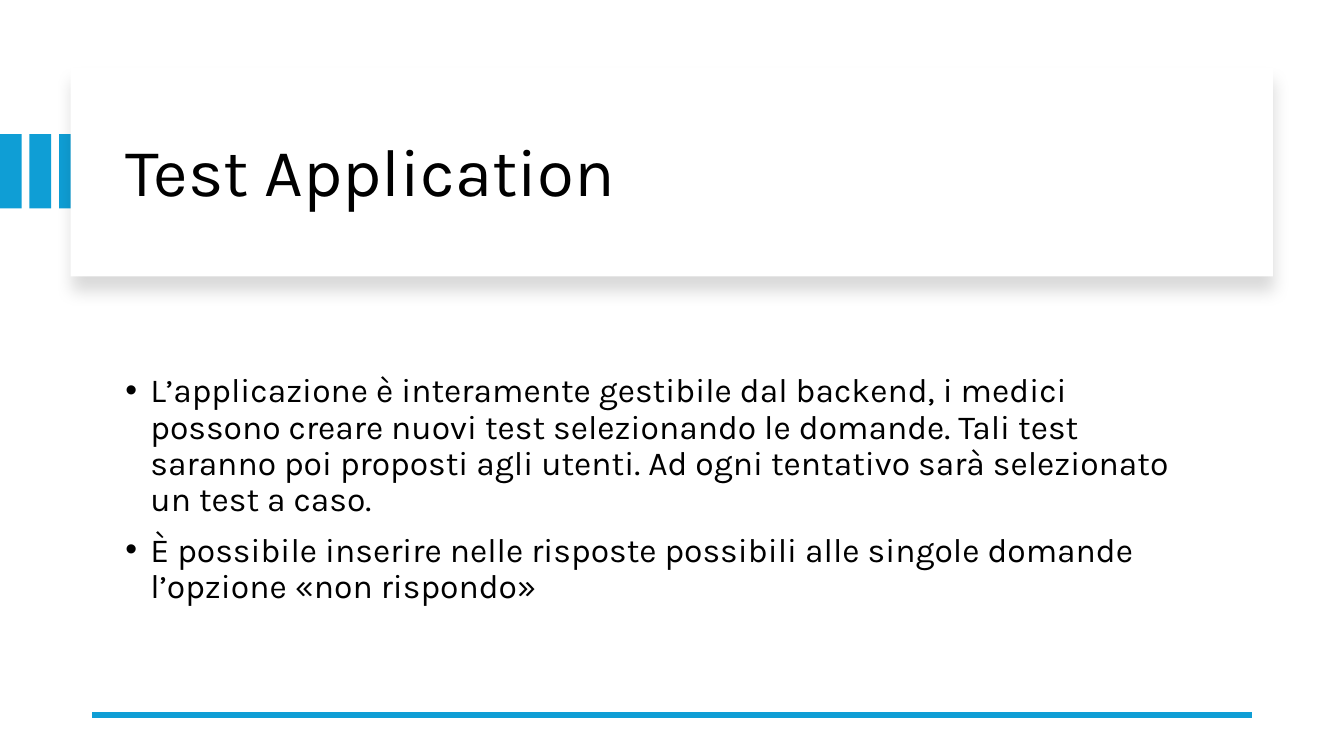
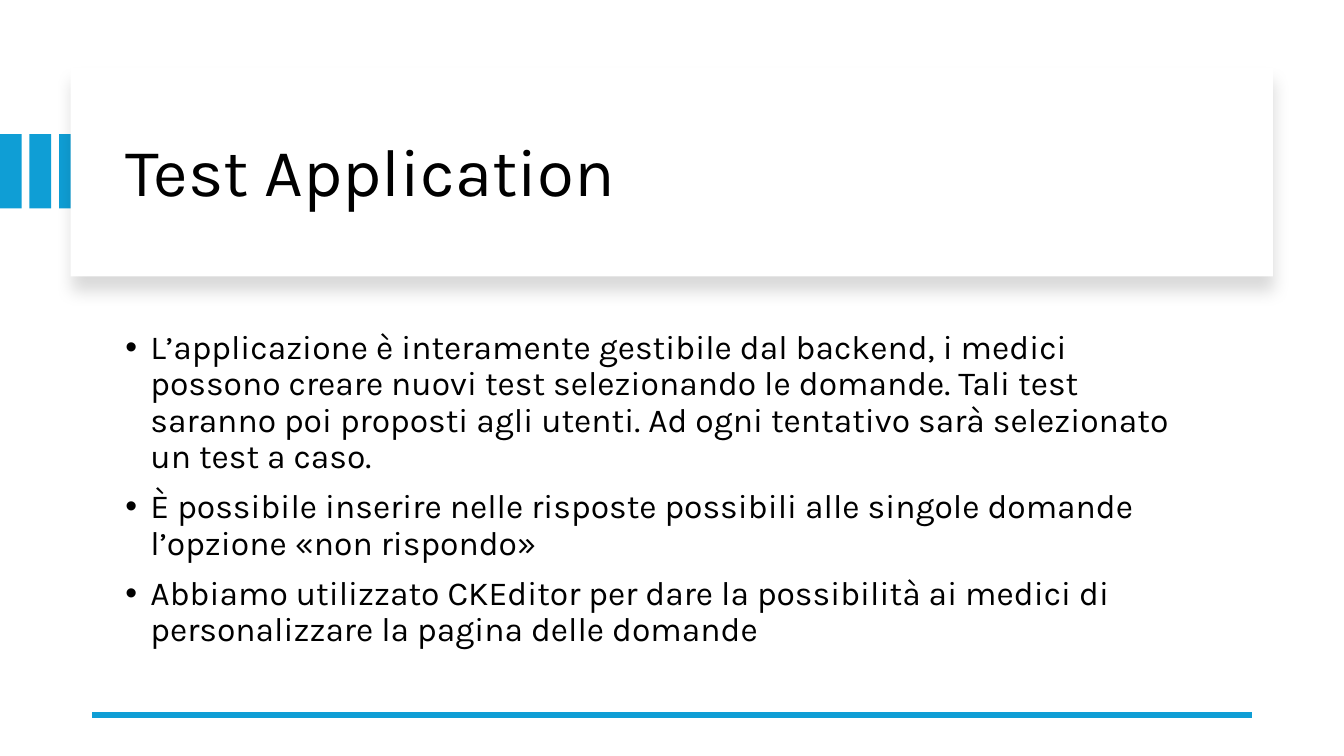
Before and after one commit to FarinaChristian/appDinamiche, a slide deck: slide 7 of slide.pptx. Drawn at 1344x756 pixels with LibreOffice and Linux fonts; fonts in the diff are those of the drawing. Boxes give left, top, right and bottom in pixels: in the first picture for what was removed or moved away, otherwise in the second. Text is boxed around its words. In the diff, an @@ line names an element or a change of style, - is before the commit and + after.

Commit message:
aggiunto CKEditor al powerpoint

```diff
--- a/slide.pptx
+++ b/slide.pptx
@@ text at bbox=[150, 579, 1109, 650]: paragraph added @@
+• Abbiamo utilizzato CKEditor per dare la possibilità ai medici di personalizzare la pagina delle domande
```
Also in this commit, not shown: 1 other slide changed.
